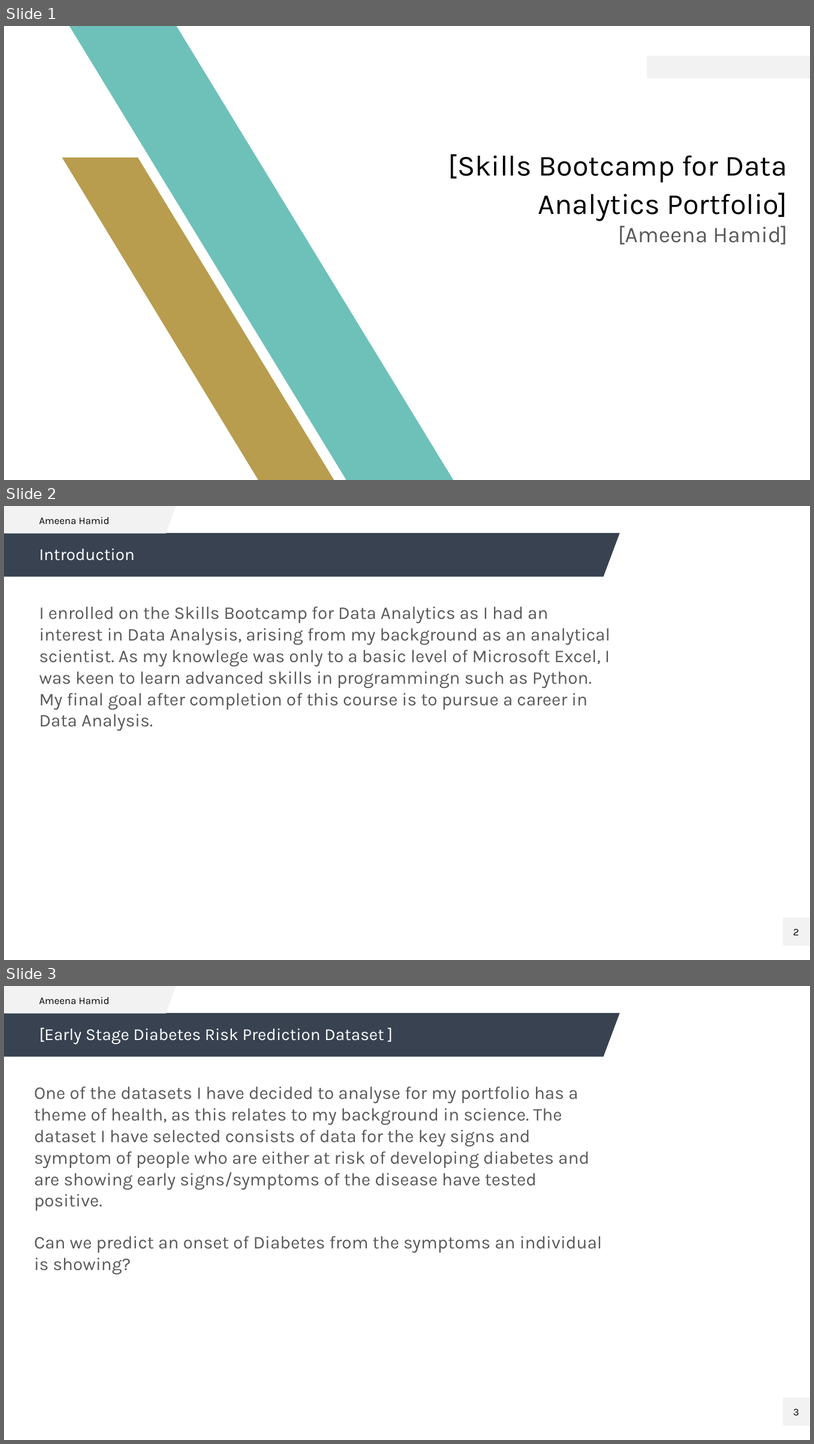
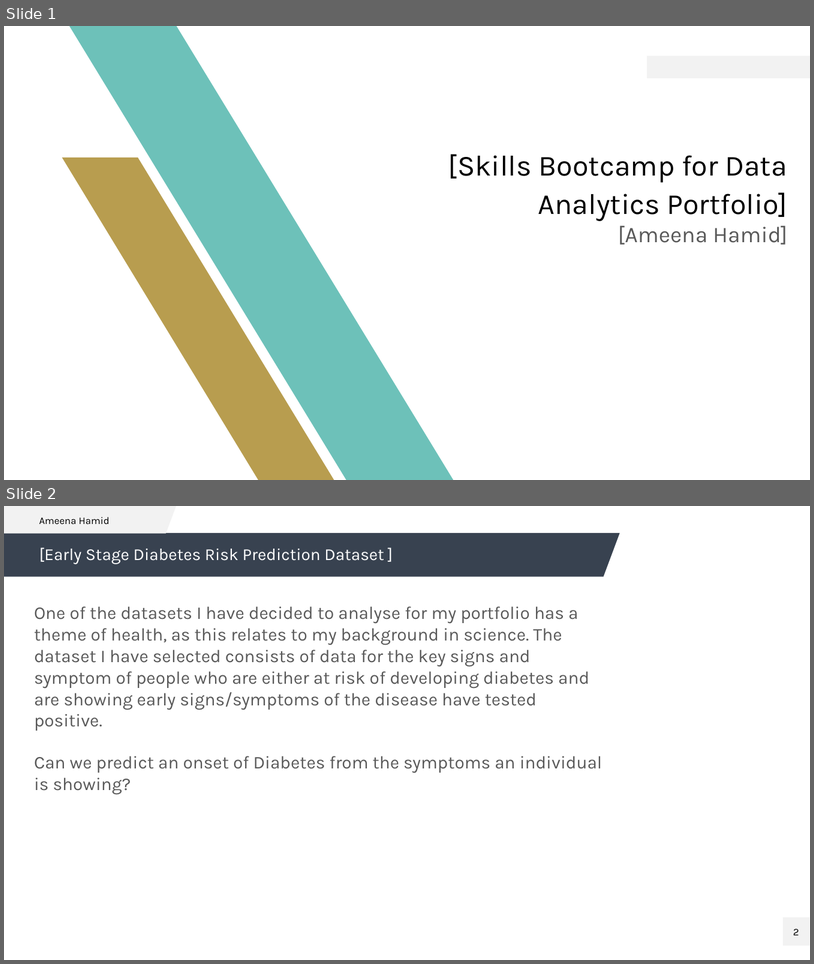
Before and after one commit to AmeenaHamid/Ameena_H, a slide deck: Data Portfolio.pptx. Shown one above the other, each under a label of ours: slides 1, 2 and 3 before the commit, slides 1 and 2 after it. The pictures are 814x1444 and 814x964 pixels, drawn with LibreOffice and Linux fonts; fonts in the diff are those of the drawing; background and template pictures are left out. Boxes give left, top, right and bottom in pixels: in the first picture for what was removed or moved away, otherwise in the second. Text is boxed around its words. In the diff, an @@ line names an element or a change of style, - is before the commit and + after.

```diff
--- a/Data Portfolio.pptx
+++ b/Data Portfolio.pptx
@@ slide 2 removed at (4,506,810,960), background #FFFFFF; not listed: 2 template elements that a slide beside it also shows @@
@@ text removed at (39,517,110,524) @@
-Ameena Hamid
@@ title removed at (39,548,135,561) @@
-Introduction
@@ text removed at (39,606,611,731) @@
-I enrolled on the Skills Bootcamp for Data Analytics as I had an interest in Data Analysis, arising from my background as an analytical scientist. As my knowlege was only to a basic level of Microsoft Excel, I was keen to learn advanced skills in programmingn such as Python. My final goal after completion of this course is to pursue a career in Data Analysis.
@@ what was slide 3 is now slide 2 @@
@@ page number at (794,928,800,935): text changed @@
-3
+2
```
